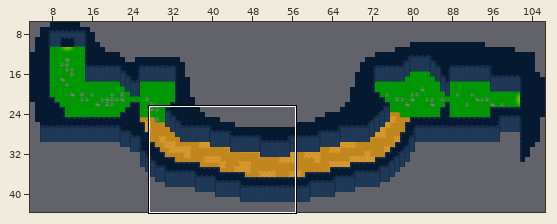
An edit to a level. Tiled map, GameName/Output/Assets/Maps/level2.tmx. The first picture is a wide view before the edit; the outline marks the close-up.
Close-up. Before the edit:
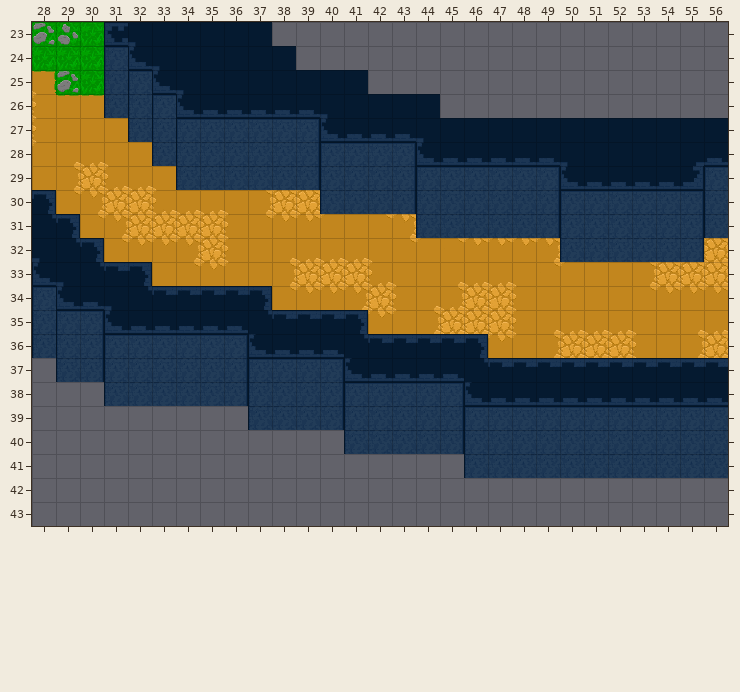
Cells are 32x32 px. Shown: x 28..56, y 23..43. The commit also changed other parts of the map, which this record leaves out.
After:
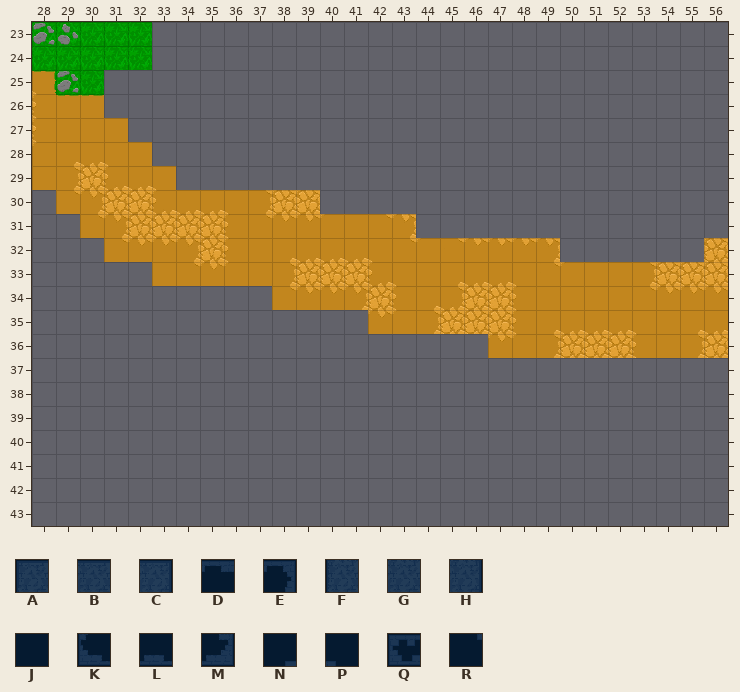
Key: from "tileset": A 120, B 121, C 122, D 124, E 125, F 144, G 145, H 146, J 148, K 171, L 172, M 173, N 192, P 194, Q 216, R 240.
_ is an empty cell.
Difference:
Layer "walls" (now hidden):
y 23: x 31..37 QPJJJJJ -> _______
y 24: x 31..38 AKPJJJJJ -> ________
y 25: x 31..41 FAKPJJJJJJJ -> ___________
y 26: x 31..44 FFAKLLLLLPJJJJ -> ______________
y 27: x 32..56 FFABBBBCKLLLPJJJJJJJJJJJJ -> _________________________
y 28: x 33..56 FFGGGGHABBCKLLLLLPJJJJNL -> ________________________
y 29: x 34..56 FGGGGHFGGHABBBBCKLLLLMA -> _______________________
y 30: x 28 E -> _; x 40..56 FGGHFGGGGHABBBBCF -> _________________
y 31: x 28..29 RE -> __; x 44..56 FGGGGHFGGGGHF -> _____________
y 32: x 28..30 PRE -> ___; x 50..55 FGGGGH -> ______
y 33: x 28..32 KPRDE -> _____
y 34: x 28..37 AKLPRDDDDE -> __________
y 35: x 28..41 FACKLLLLLRDDDE -> ______________
y 36: x 28..46 FFHABBBBCKLLLRDDDDE -> ___________________
y 37: x 29..56 FHFGGGGHABBCKLLLLRDDDDDDDDDD -> ____________________________
y 38: x 31..56 FGGGGHFGGHABBBCKLLLLLLLLLL -> __________________________
y 39: x 37..56 FGGHFGGGHABBBBBBBBBB -> ____________________
y 40: x 41..56 FGGGHFGGGGGGGGGG -> ________________
y 41: x 46..56 FGGGGGGGGGG -> ___________
